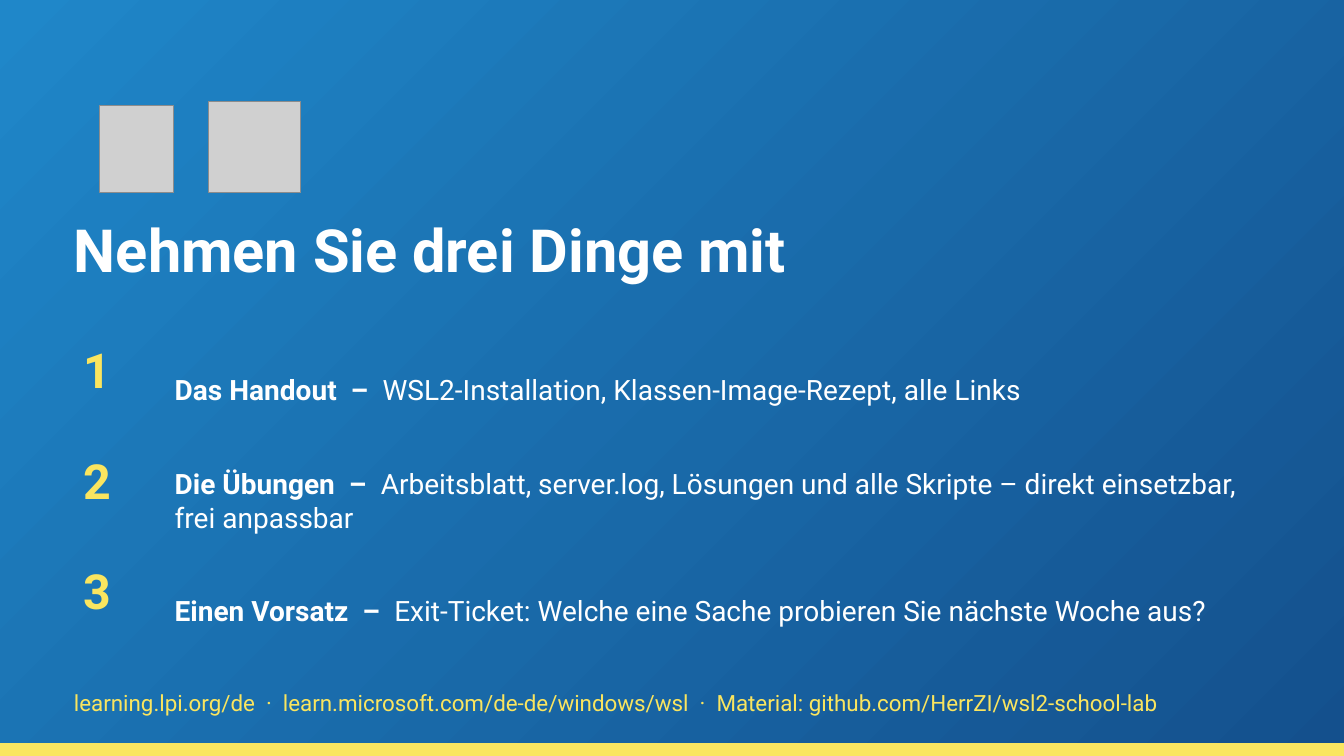
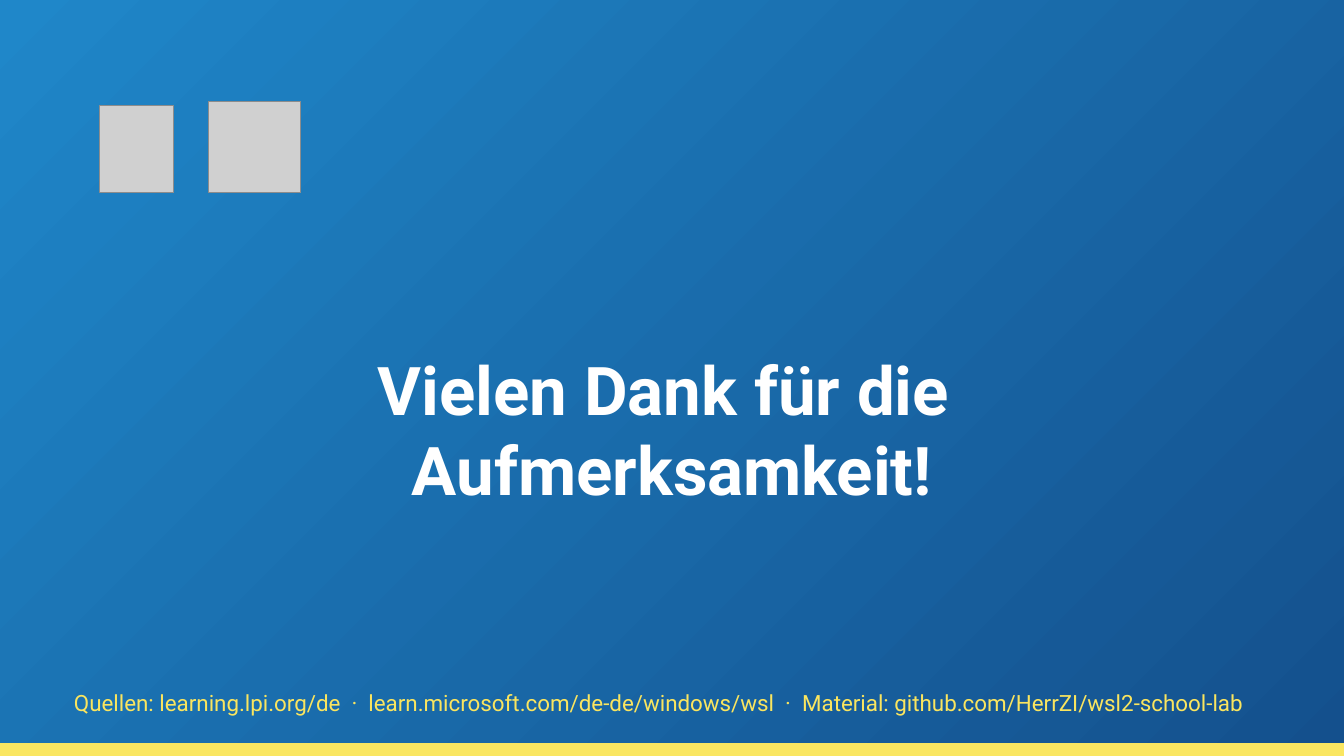
Before and after one commit to HerrZI/wsl2-school-lab, a slide deck: slide 12 of dokumente/Workshop_WSL2_Linux_unterrichten_neu.pptx (slide 13 before the commit). Drawn at 1344x756 pixels with LibreOffice and Linux fonts; fonts in the diff are those of the drawing; grey boxes stand for pictures; background and template pictures are left out. Boxes give left, top, right and bottom in pixels: in the first picture for what was removed or moved away, otherwise in the second. Text is boxed around its words. In the diff, an @@ line names an element or a change of style, - is before the commit and + after.

```diff
--- a/dokumente/Workshop_WSL2_Linux_unterrichten_neu.pptx
+++ b/dokumente/Workshop_WSL2_Linux_unterrichten_neu.pptx
@@ text removed at bbox=[74, 227, 785, 285] @@
-Nehmen Sie drei Dinge mit
@@ text removed at bbox=[83, 353, 111, 388] @@
-1
@@ text removed at bbox=[175, 379, 1020, 406] @@
-Das Handout – WSL2-Installation, Klassen-Image-Rezept, alle Links
@@ text added at bbox=[378, 364, 949, 496], 48 pt, text #FFFFFF, bold @@
+Vielen Dank für die
+Aufmerksamkeit!
@@ text removed at bbox=[83, 464, 111, 499] @@
-2
@@ text removed at bbox=[175, 469, 1236, 534] @@
-Die Übungen – Arbeitsblatt, server.log, Lösungen und alle Skripte – direkt einsetzbar, frei anpassbar
@@ text removed at bbox=[83, 574, 111, 610] @@
-3
@@ text removed at bbox=[175, 600, 1205, 627] @@
-Einen Vorsatz – Exit-Ticket: Welche eine Sache probieren Sie nächste Woche aus?
@@ text at bbox=[74, 694, 1242, 716]: text changed @@
-learning.lpi.org/de · learn.microsoft.com/de-de/windows/wsl · Material: github.com/HerrZI/wsl2-school-lab
+Quellen: learning.lpi.org/de · learn.microsoft.com/de-de/windows/wsl · Material: github.com/HerrZI/wsl2-school-lab
```
Also in this commit, not shown: 4 other slides changed, 1 slide removed, 9 other files.
